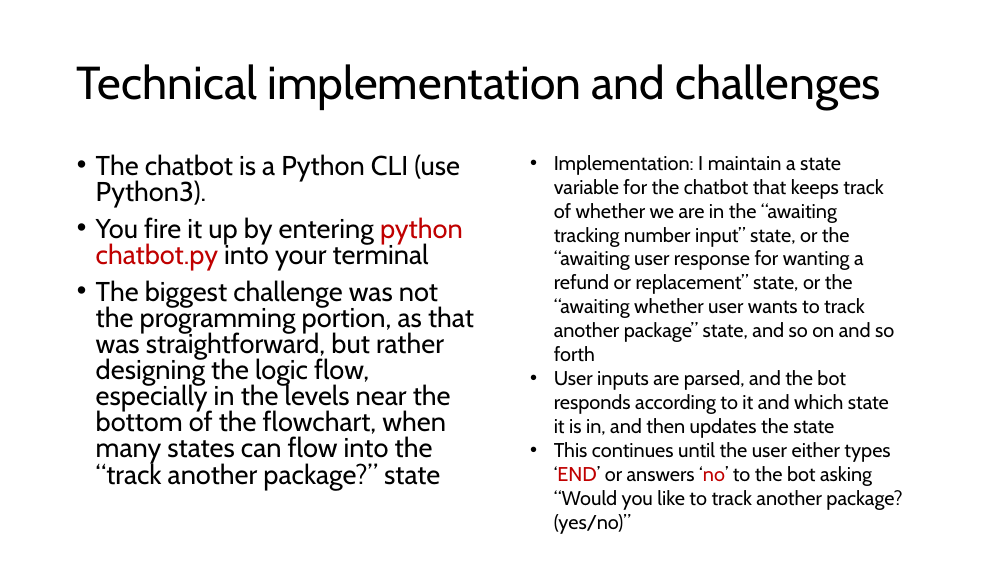
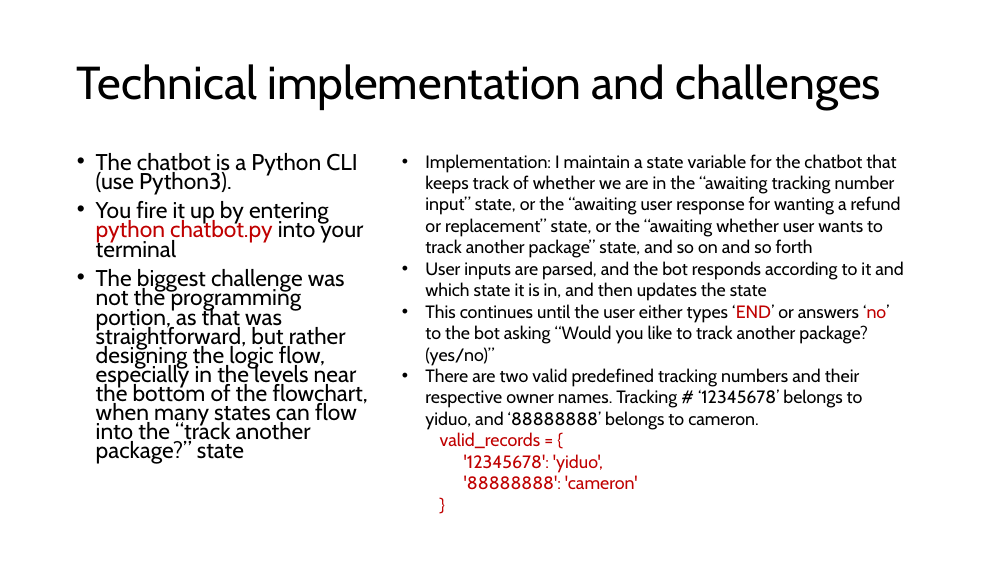
Before and after one commit to yiduoke/lost-package-chatbot, a slide deck: slide 4 of presentation.pptx. Drawn at 1008x567 pixels with LibreOffice and Linux fonts; fonts in the diff are those of the drawing. Boxes give left, top, right and bottom in pixels: in the first picture for what was removed or moved away, otherwise in the second. Text is boxed around its words. In the diff, an @@ line names an element or a change of style, - is before the commit and + after.

Commit message:
pptx updated

```diff
--- a/presentation.pptx
+++ b/presentation.pptx
@@ text "Implementation: I maintain a state ...": place and size @@
-text "Implementation: I maintain a state ..." at [554,155,902,534]
+text "Implementation: I maintain a state ..." at [425,154,903,490]
@@ text "The chatbot is a Python ..." at [96,153,368,464]: size 25.9 to 21.7 pt; line spacing 0.8 to 0.7 @@
@@ text at [425,154,903,366]: size 19 to 17 pt in "Implementation: I maintain a state variable for ...", "User inputs are parsed, and the bot ...", "This continues until the user either types ..." @@
@@ text at [425,368,863,490]: paragraphs added @@
+• There are two valid predefined tracking numbers and their respective owner names. Tracking # ‘12345678’ belongs to yiduo, and ‘88888888’ belongs to cameron.
+  valid_records = {
+  '12345678': 'yiduo',
+  '88888888': 'cameron'
+  }
```
Also in this commit, not shown: 1 other slide changed.
